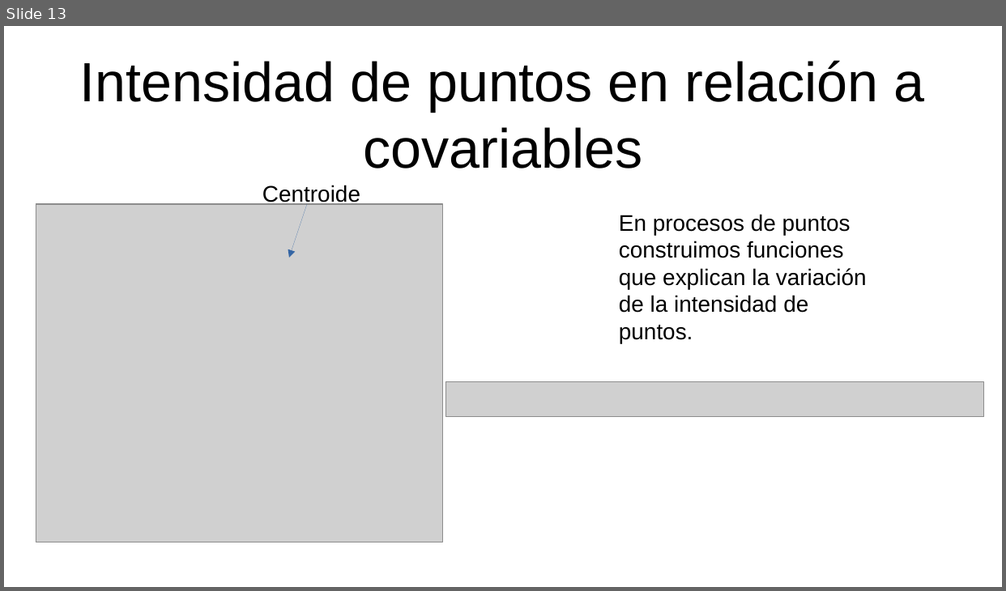
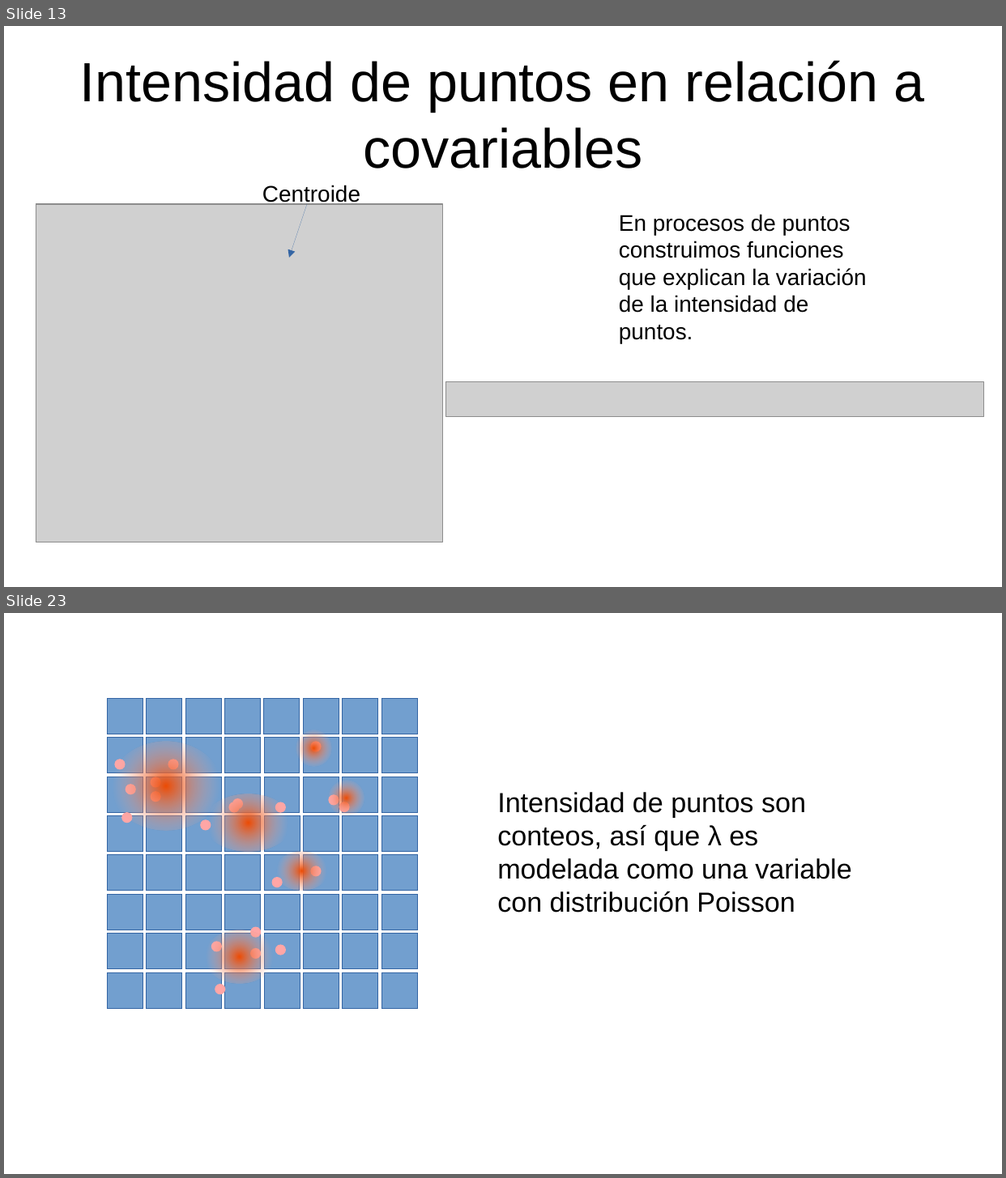
Before and after one commit to gerardommc/Ecologia-Teorica-II, a slide deck: Nicho/Caso-correlativo.odp. Shown one above the other, each under a label of ours: slide 13 before the commit, slides 13 and 23 after it; the slides between them are not shown. The pictures are 1006x591 and 1006x1178 pixels, drawn with LibreOffice and Linux fonts; fonts in the diff are those of the drawing; grey boxes stand for pictures. Boxes give left, top, right and bottom in pixels: in the first picture for what was removed or moved away, otherwise in the second. Text is boxed around its words. In the diff, an @@ line names an element or a change of style, - is before the commit and + after.

```diff
--- a/Nicho/Caso-correlativo.odp
+++ b/Nicho/Caso-correlativo.odp
@@ slide 23 added at [4, 613, 1002, 1174], background #FFFFFF @@
@@ ellipse added at [296, 730, 332, 767], fill gradient #ED4C05 to #F4AFA0 to #F7D1D5 @@
@@ ellipse added at [111, 742, 221, 830], fill gradient #ED4C05 to #F4AFA0 to #F7D1D5 @@
@@ ellipse added at [328, 781, 364, 817], fill gradient #ED4C05 to #F4AFA0 to #F7D1D5 @@
@@ ellipse added at [204, 794, 293, 851], fill gradient #ED4C05 to #F4AFA0 to #F7D1D5 @@
@@ text added at [497, 792, 851, 913], 22 pt, text #000000 @@
+Intensidad de puntos son conteos, así que λ es modelada como una variable con distribución Poisson
@@ ellipse added at [275, 852, 328, 891], fill gradient #ED4C05 to #F4AFA0 to #F7D1D5 @@
@@ group added at [107, 698, 417, 1009]: 64 rectangles, 20 ellipses @@
@@ ellipse added at [204, 930, 275, 983], fill gradient #ED4C05 to #F4AFA0 to #F7D1D5 @@
```
Also in this commit, not shown: 2 slides changed, 11 other slides added, 8 other files.
